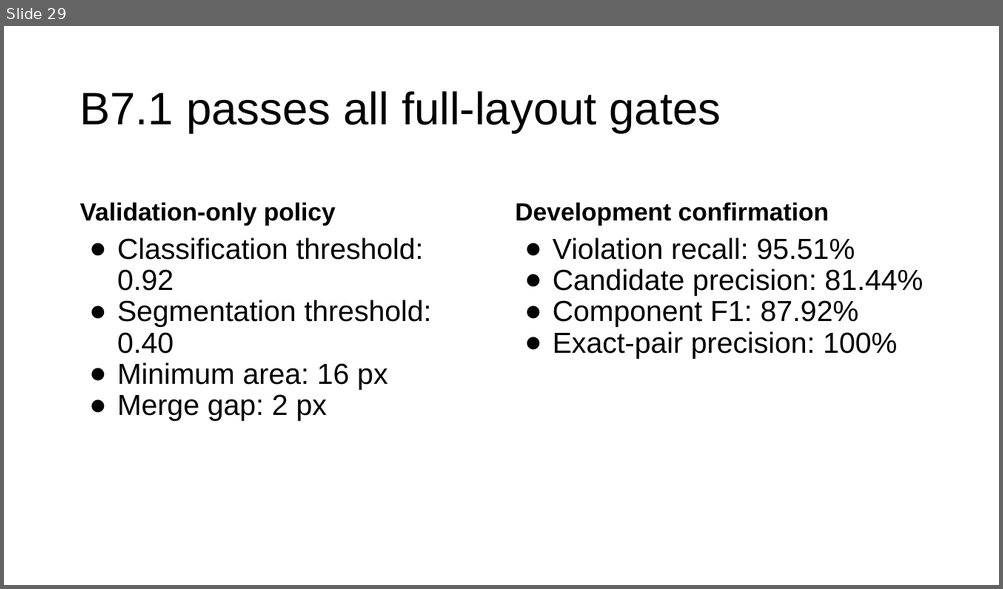
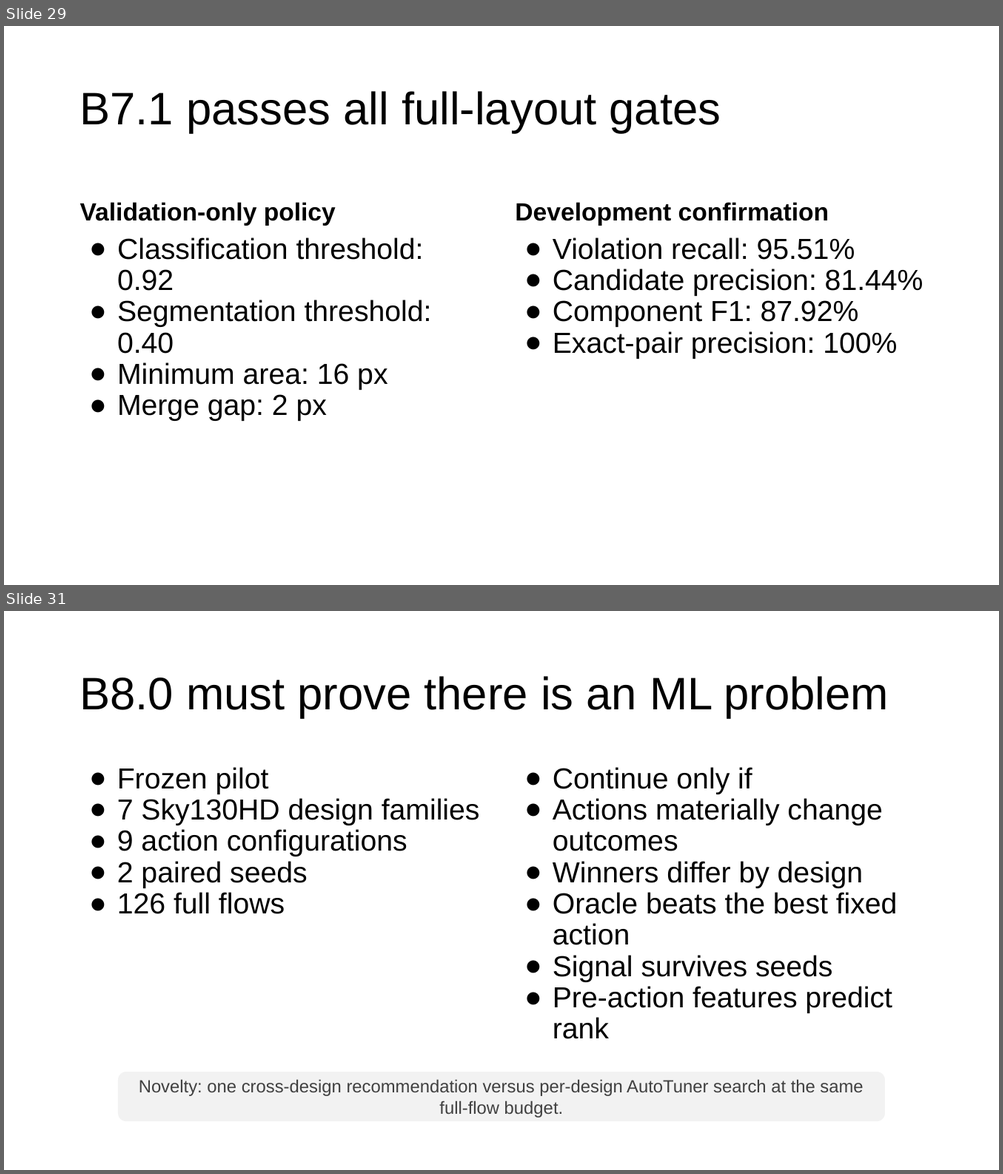
Before and after one commit to nocleo/ADVLSI2_Project_updated, a slide deck: presentation/ADVLSI2_DRC_CNN_Project_Progress.pptx. Shown one above the other, each under a label of ours: slide 29 before the commit, slides 29 and 31 after it; the slides between them are not shown. The pictures are 1003x589 and 1003x1174 pixels, drawn with LibreOffice and Linux fonts; fonts in the diff are those of the drawing. Boxes give left, top, right and bottom in pixels: in the first picture for what was removed or moved away, otherwise in the second. Text is boxed around its words. In the diff, an @@ line names an element or a change of style, - is before the commit and + after.

```diff
--- a/presentation/ADVLSI2_DRC_CNN_Project_Progress.pptx
+++ b/presentation/ADVLSI2_DRC_CNN_Project_Progress.pptx
@@ slide 31 added at [4, 611, 999, 1170], background #FFFFFF @@
@@ title added at [79, 676, 888, 718], 44 pt, text #000000 @@
+B8.0 must prove there is an ML problem
@@ text added at [117, 767, 480, 914], 28 pt, text #000000 @@
+● Frozen pilot
+● 7 Sky130HD design families
+● 9 action configurations
+● 2 paired seeds
+● 126 full flows
@@ text added at [552, 767, 897, 1039], 28 pt, text #000000 @@
+● Continue only if
+● Actions materially change outcomes
+● Winners differ by design
+● Oracle beats the best fixed action
+● Signal survives seeds
+● Pre-action features predict rank
@@ rounded rectangle added at [118, 1072, 885, 1122], fill #F2F2F2, 17 pt, text #404040 @@
+Novelty: one cross-design recommendation versus per-design AutoTuner search at the same full-flow budget.
```
Also in this commit, not shown: 5 slides changed, 1 other slide added, 8 other files.
